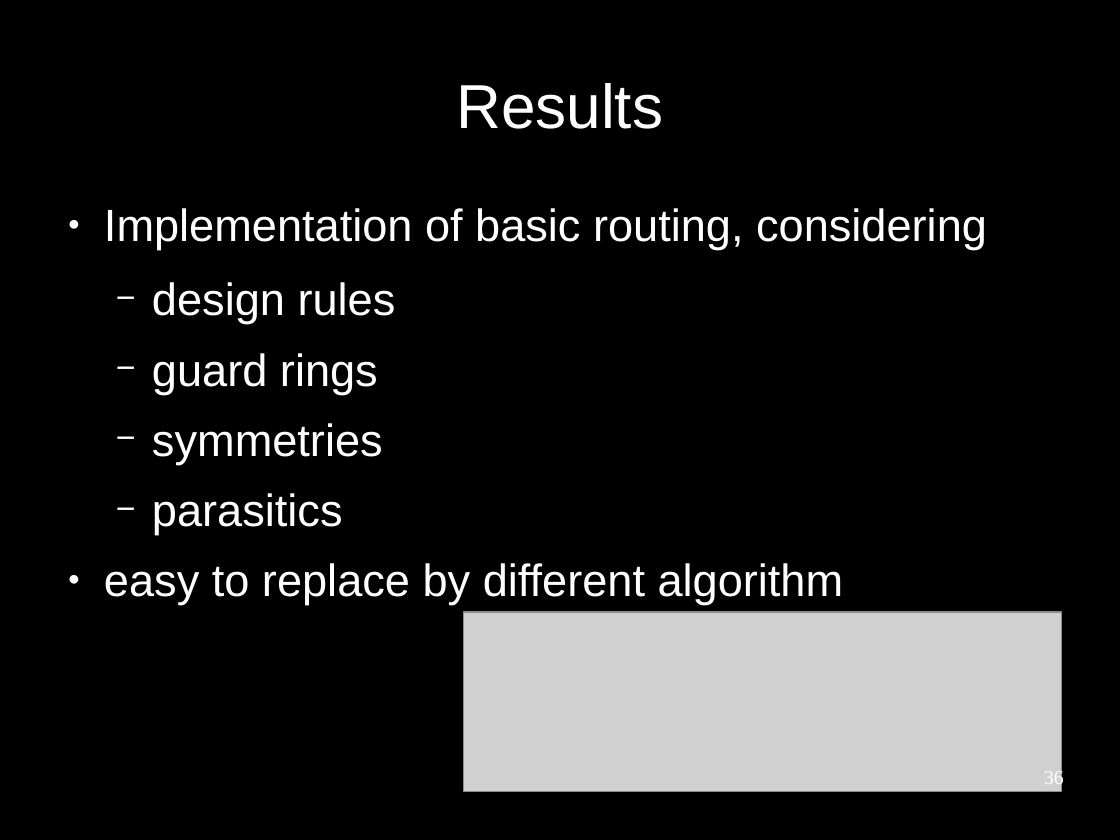
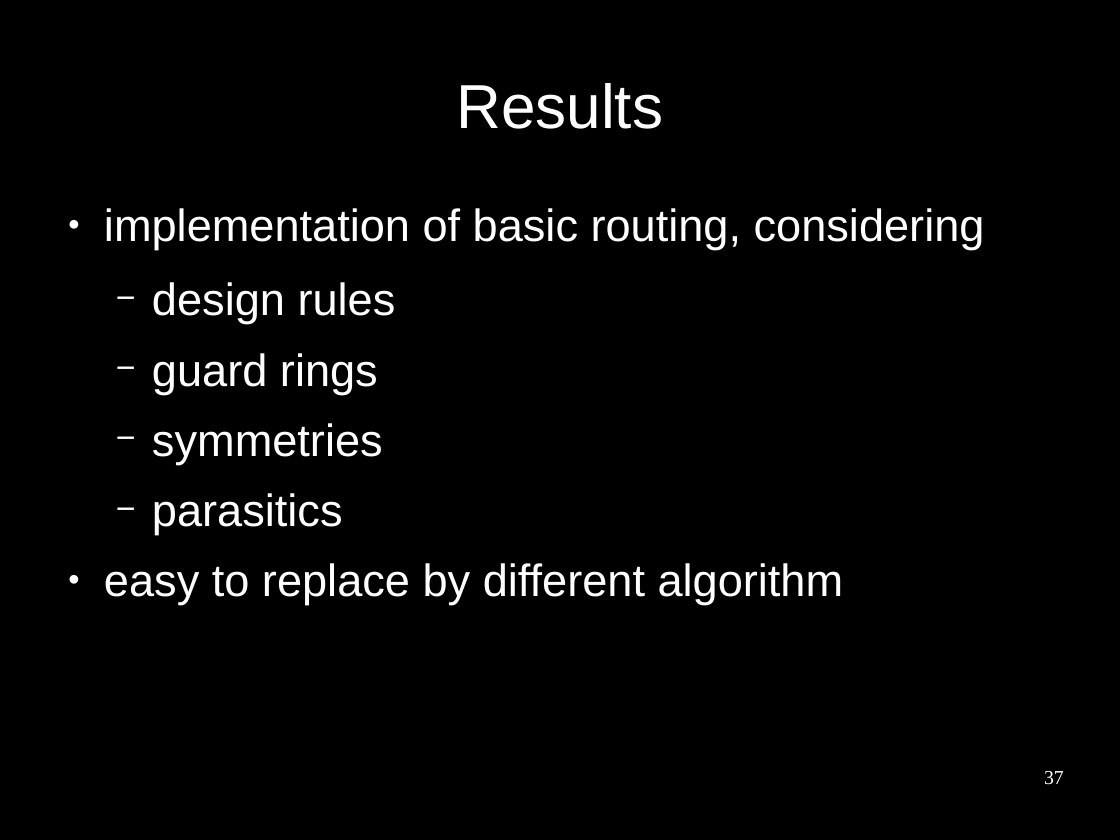
Before and after one commit to benediktibk/bachelorthesis, a slide deck: slide 37 of presentation.odp (slide 36 before the commit). Drawn at 1120x840 pixels with LibreOffice and Linux fonts; fonts in the diff are those of the drawing; grey boxes stand for pictures; background and template pictures are left out. Boxes give left, top, right and bottom in pixels: in the first picture for what was removed or moved away, otherwise in the second. Text is boxed around its words. In the diff, an @@ line names an element or a change of style, - is before the commit and + after.

```diff
--- a/presentation.odp
+++ b/presentation.odp
@@ text at (104, 208, 985, 250): text changed @@
-● Implementation of basic routing, considering
+● implementation of basic routing, considering
@@ picture removed at (464, 612, 1062, 792) @@
@@ page number at (1044, 771, 1064, 785): text changed @@
-36
+37
```
Also in this commit, not shown: 21 other slides changed, 2 slides added.
